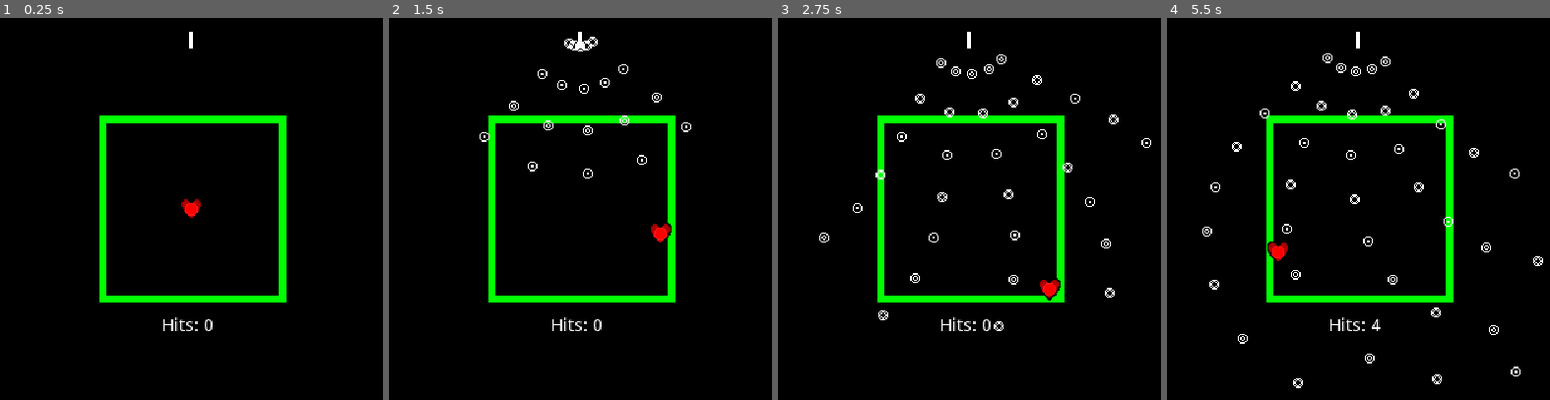
Above: before the commit, frames 1-4 (left to right).
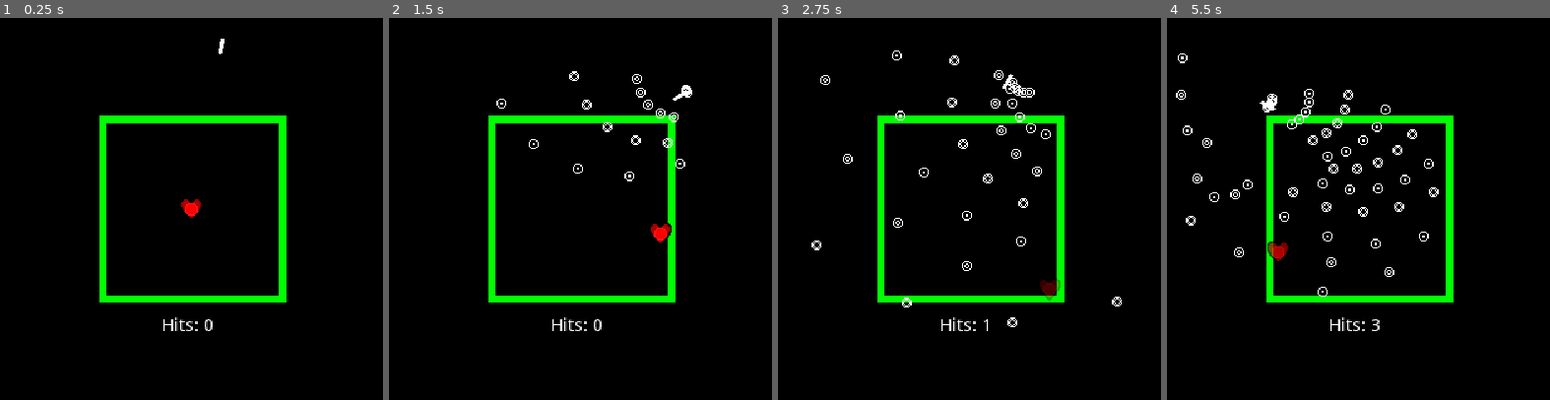
Above: after the commit, the same moments.

Repository: Crystalwarrior/BulletHellPVP
Game: Godot game, scene res://Arena.tscn
Same seed, same stepped clock (60 frames per second), same inputs: the game is played once before the commit and once after it.
Inputs:
- Up to frame 1 (0.25 s): no input
- Up to frame 2 (1.5 s): hold Right (ui_right) 0.53-1.28 s; hold Down (ui_down) from 1.28 s (still down)
- Up to frame 3 (2.75 s): release Down (ui_down) at 2.03 s; hold Right (ui_right) from 2.03 s (still down)
- Up to frame 4 (5.5 s): release Right (ui_right) at 2.78 s; hold Up (ui_up) 2.78-3.53 s; hold Left (ui_left) 3.53-5.03 s; hold Down (ui_down) from 5.03 s (still down)

The runs differ from the first frame. In frame 1, less than 0.1% of the frame differs, in the area x 49-59%, y 3-10%; in frame 2, 1.1%; in frame 3, 2.1%; in frame 4, 2.8%, in the area x 2-99%, y 3-97%.

Commit message:
Enabled the disabled animation tracks

Diff:
--- a/Arena.tscn
+++ b/Arena.tscn
@@ -28,7 +28,7 @@
 tracks/0/interp = 1
 tracks/0/loop_wrap = true
 tracks/0/imported = false
-tracks/0/enabled = false
+tracks/0/enabled = true
 tracks/0/keys = {
 "times": PoolRealArray( 0, 2, 4, 6 ),
 "transitions": PoolRealArray( 0.5, 0.5, 0.5, 0.5 ),
@@ -40,7 +40,7 @@
 tracks/1/interp = 1
 tracks/1/loop_wrap = true
 tracks/1/imported = false
-tracks/1/enabled = false
+tracks/1/enabled = true
 tracks/1/keys = {
 "times": PoolRealArray( 0, 2, 4, 6 ),
 "transitions": PoolRealArray( 1, 1, 1, 1 ),
@@ -52,7 +52,7 @@
 tracks/2/interp = 1
 tracks/2/loop_wrap = true
 tracks/2/imported = false
-tracks/2/enabled = false
+tracks/2/enabled = true
 tracks/2/keys = {
 "times": PoolRealArray( 2, 6 ),
 "transitions": PoolRealArray( 1, 1 ),
@@ -64,7 +64,7 @@
 tracks/3/interp = 1
 tracks/3/loop_wrap = true
 tracks/3/imported = false
-tracks/3/enabled = false
+tracks/3/enabled = true
 tracks/3/keys = {
 "times": PoolRealArray( 0, 4 ),
 "transitions": PoolRealArray( 1, 1 ),
@@ -76,7 +76,7 @@
 tracks/4/interp = 1
 tracks/4/loop_wrap = true
 tracks/4/imported = false
-tracks/4/enabled = false
+tracks/4/enabled = true
 tracks/4/keys = {
 "times": PoolRealArray( 0, 4 ),
 "transitions": PoolRealArray( 1, 1 ),
@@ -100,7 +100,7 @@
 tracks/6/interp = 1
 tracks/6/loop_wrap = true
 tracks/6/imported = false
-tracks/6/enabled = false
+tracks/6/enabled = true
 tracks/6/keys = {
 "times": PoolRealArray( 0, 4 ),
 "transitions": PoolRealArray( 1, 1 ),
@@ -117,7 +117,7 @@
 "times": PoolRealArray( 0, 2, 6 ),
 "transitions": PoolRealArray( 1, 1, 1 ),
 "update": 0,
-"values": [ 0.0, -0.5, 0.5 ]
+"values": [ 0.0, 0.5, -0.5 ]
 }
 
 [node name="Arena" type="Node2D"]
